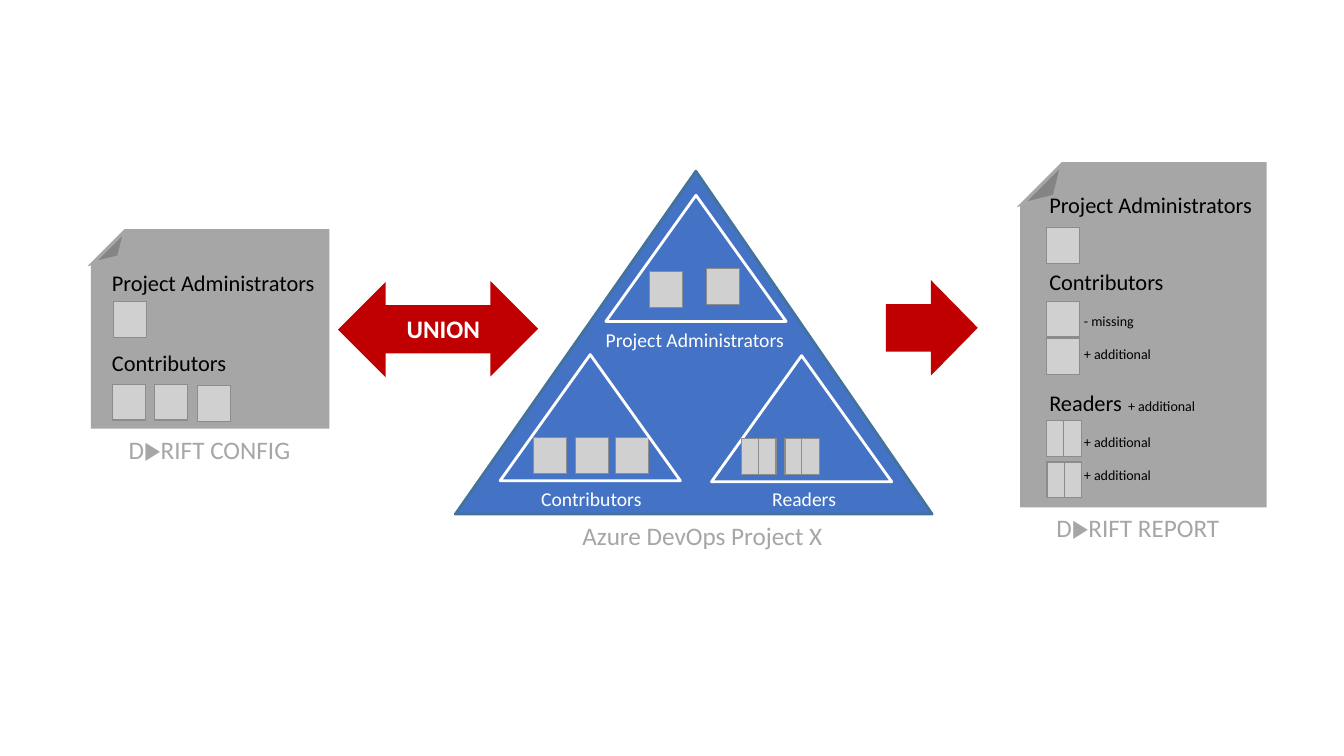
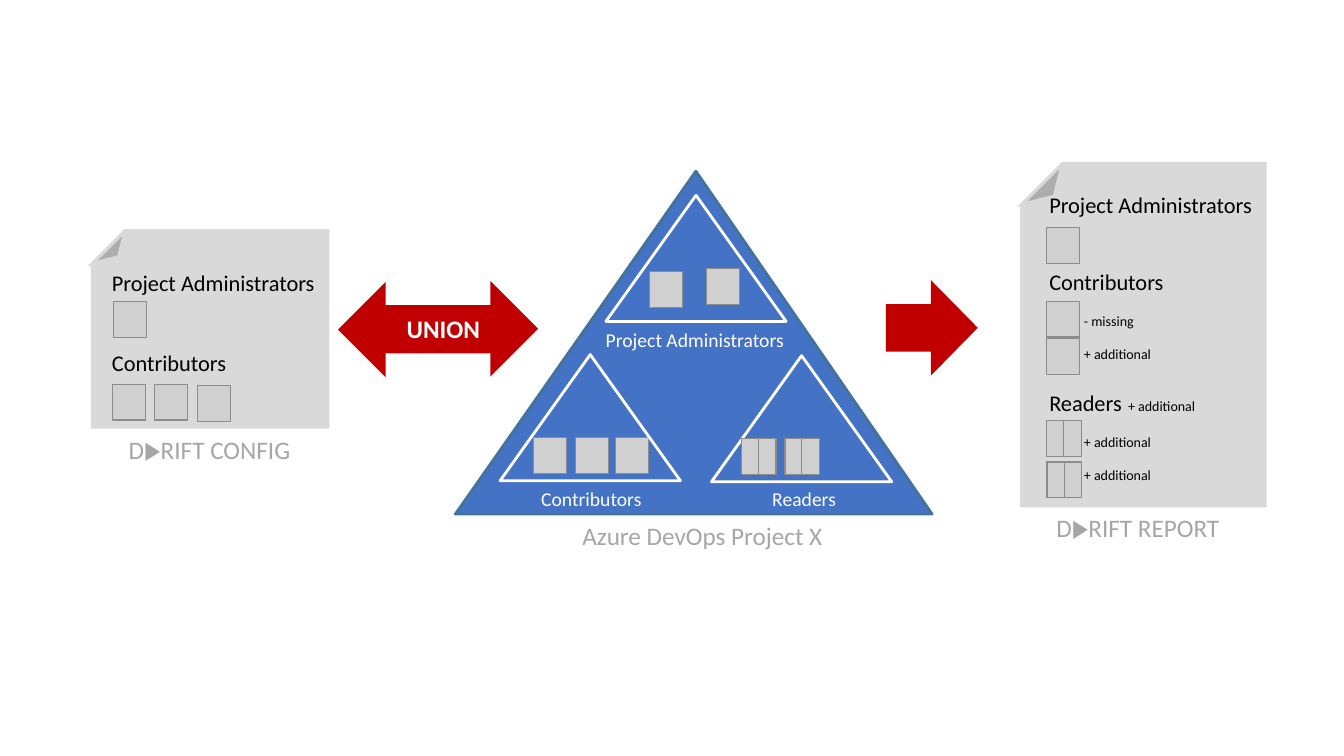
Before and after one commit to ALM-Rangers/azure-devops-anti-drift, a slide deck: slide 1 of images/illustrations.pptx. Drawn at 1344x756 pixels with LibreOffice and Linux fonts; fonts in the diff are those of the drawing; grey boxes stand for pictures. Boxes give left, top, right and bottom in pixels: in the first picture for what was removed or moved away, otherwise in the second. Text is boxed around its words. In the diff, an @@ line names an element or a change of style, - is before the commit and + after.

```diff
--- a/images/illustrations.pptx
+++ b/images/illustrations.pptx
@@ folded corner at (x1=1022, y1=163, x2=1265, y2=505): fill #A6A6A6 to #D9D9D9; outline #A6A6A6 2.25 pt to #D9D9D9 2.25 pt @@
@@ folded corner at (x1=93, y1=231, x2=328, y2=427): fill #A6A6A6 to #D9D9D9; outline #A6A6A6 2.25 pt to #D9D9D9 2.25 pt @@
```
Also in this commit, not shown: 2 other slides changed, 3 other files.
